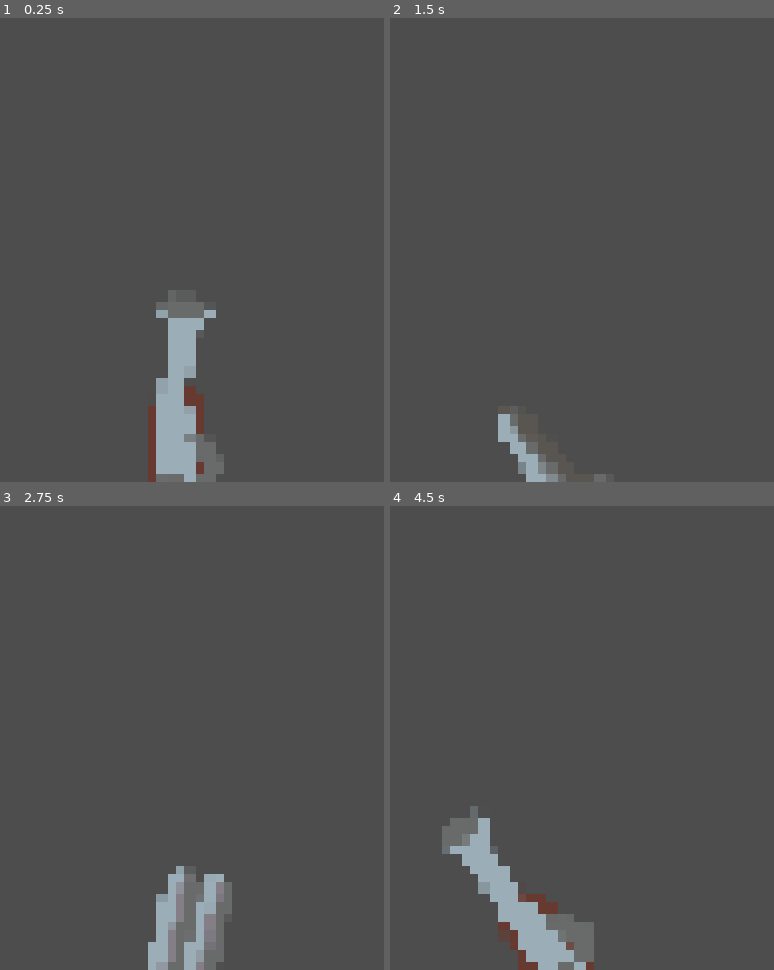
Above: before the commit, frames 1-4 (two rows, left to right).
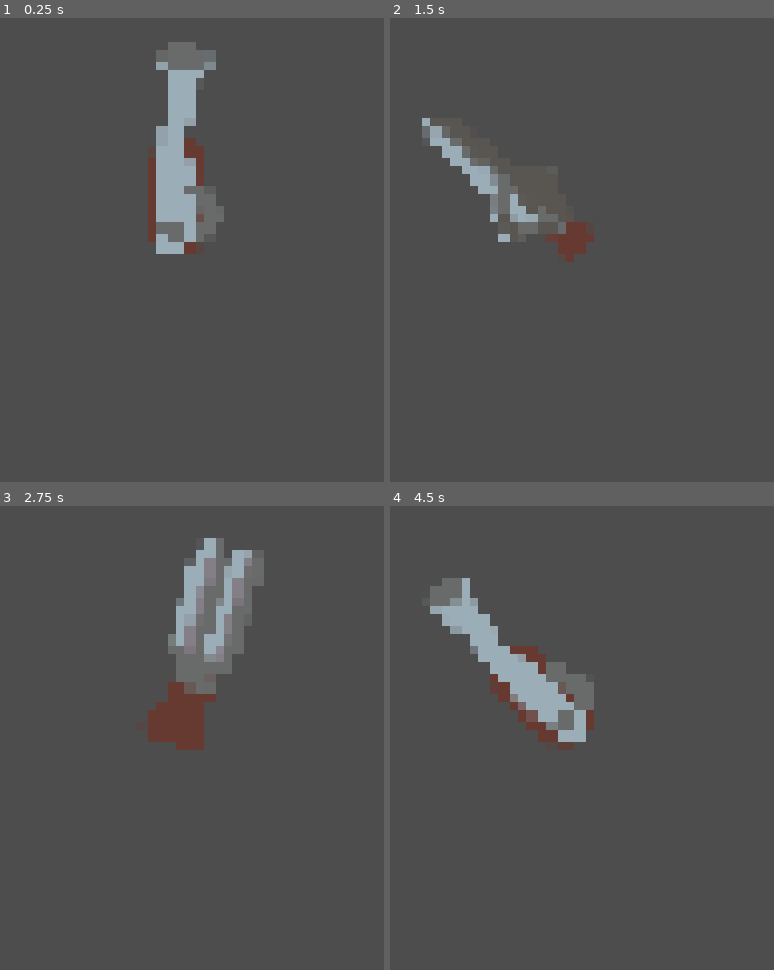
Above: after the commit, the same moments.

Repository: MisterNimbus/GrandmaReloads
Game: Godot game, scene res://scenes/main.tscn
The game is run twice, just before and just after one commit, with the same random seed, the same clock (stepped at 60 frames per second) and the same inputs.
Inputs (mouse positions are in pixels of both pictures, inside the frame that each line leads up to):
- Up to frame 1 (0.25 s): no input
- Up to frame 2 (1.5 s): tap Enter at 0.5 s; move the mouse to (outside the picture) at 0.52 s; tap E (next_weapon) at 0.6 s; tap Space (shoot) at 1.25, 1.35 s; move the mouse to (outside the picture) at 1.27 s
- Up to frame 3 (2.75 s): tap Enter at 2 s; move the mouse to (outside the picture) at 2.02 s; tap E (next_weapon) at 2.1 s
- Up to frame 4 (4.5 s): tap Space (shoot) at 2.75, 2.85, 4.25, 4.35 s; move the mouse to (outside the picture) at 2.77 s; tap Enter at 3.5 s; move the mouse to (outside the picture) at 3.52 s; tap E (next_weapon) at 3.6 s; move the mouse to (outside the picture) at 4.27 s

The runs differ from the first frame. In frame 1, 10% of the frame differs, in the area x 38-59%, y 5-100%; in frame 2, 3.9%; in frame 3, 11%, in the area x 38-69%, y 6-100%; in frame 4, 11%.

Commit message:
crosshair

Diff:
--- a/scenes/main.tscn
+++ b/scenes/main.tscn
@@ -7,9 +7,12 @@
 [ext_resource type="Texture2D" uid="uid://dota3moak8gbe" path="res://assets/sprites/placeholders/PlaceholderGun0.png" id="4_tipki"]
 [ext_resource type="AudioStream" uid="uid://b4d2njj7ou714" path="res://assets/sounds/musket-fire.wav" id="5_choun"]
 [ext_resource type="PackedScene" uid="uid://dljxtfngl4m5x" path="res://scenes/shotgun.tscn" id="5_o6xl0"]
+[ext_resource type="Texture2D" uid="uid://d3rk28oanghj7" path="res://assets/sprites/placeholders/Crosshair0.png" id="5_trceg"]
 [ext_resource type="Texture2D" uid="uid://bs2xvqeqnl1lq" path="res://assets/sprites/placeholders/PlaceholderGun1.png" id="6_85g3d"]
 [ext_resource type="AudioStream" uid="uid://che81y00484fy" path="res://assets/sounds/pistol-trigger.mp3" id="6_ya4ey"]
 [ext_resource type="Texture2D" uid="uid://dpvuuyitfa86e" path="res://assets/sprites/placeholders/PlaceholderGun2.png" id="8_choun"]
+[ext_resource type="Texture2D" uid="uid://2c7aagkoedke" path="res://assets/sprites/placeholders/Crosshair2.png" id="10_a8y0u"]
+[ext_resource type="Texture2D" uid="uid://demtu3ibckuh1" path="res://assets/sprites/placeholders/Crosshair1.png" id="13_jkv2x"]
 
 [node name="Main" type="Node2D" unique_id=770980598]
 script = ExtResource("1_o5qli")
@@ -23,6 +26,7 @@
 damage = 25
 fire_delay = 0.1
 view_model_texture = ExtResource("4_tipki")
+crosshair_texture = ExtResource("5_trceg")
 sprite_rotation_offset = 90.0
 sprite_offset = Vector2(0, -50)
 shoot_sound = ExtResource("5_choun")
@@ -32,10 +36,16 @@
 gun_id = "revolver"
 damage = 20
 view_model_texture = ExtResource("6_85g3d")
+crosshair_texture = ExtResource("10_a8y0u")
 sprite_rotation_offset = 90.0
+sprite_offset = Vector2(0, -50)
+empty_click_sound = ExtResource("6_ya4ey")
 
 [node name="Shotgun" parent="WeaponManager" unique_id=1456038327 instance=ExtResource("5_o6xl0")]
 max_ammo = 5
 damage = 35
 view_model_texture = ExtResource("8_choun")
+crosshair_texture = ExtResource("13_jkv2x")
 sprite_rotation_offset = 90.0
+sprite_offset = Vector2(0, -50)
+empty_click_sound = ExtResource("6_ya4ey")
--- a/scripts/gun.gd
+++ b/scripts/gun.gd
@@ -35,7 +35,7 @@
 
 	# 1. Lock the gun's root position to the bottom center of the screen
 	var screen_size = get_viewport_rect().size
-	global_position = Vector2(screen_size.x / 2.0, screen_size.y)
+	global_position = Vector2(screen_size.x / 2.0, screen_size.y - 150)
 
 	audio_player = AudioStreamPlayer.new()
 	add_child(audio_player)
Binary file added: assets/sprites/placeholders/Crosshair0.png
Not shown, added: assets/sprites/placeholders/Crosshair0.png.import
Binary file added: assets/sprites/placeholders/Crosshair1.png
Not shown, added: assets/sprites/placeholders/Crosshair1.png.import
Binary file added: assets/sprites/placeholders/Crosshair2.png
Not shown, added: assets/sprites/placeholders/Crosshair2.png.import
